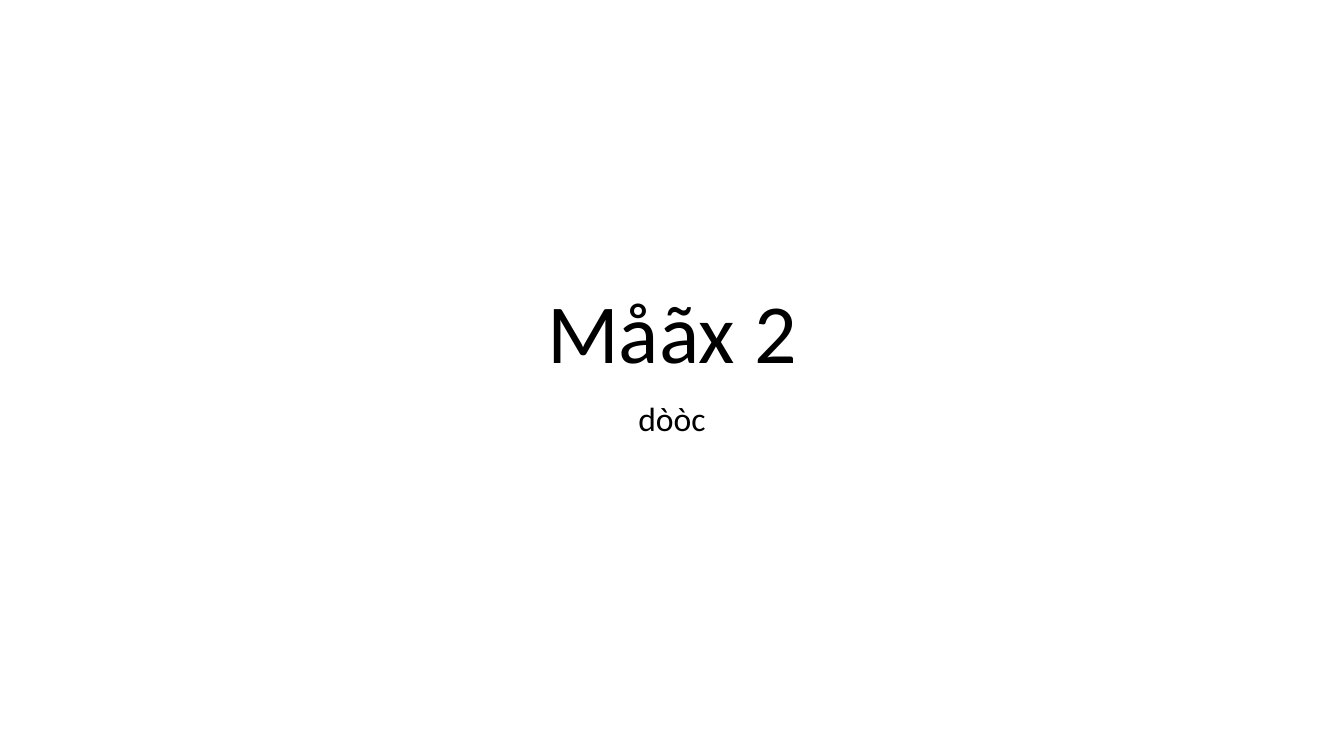
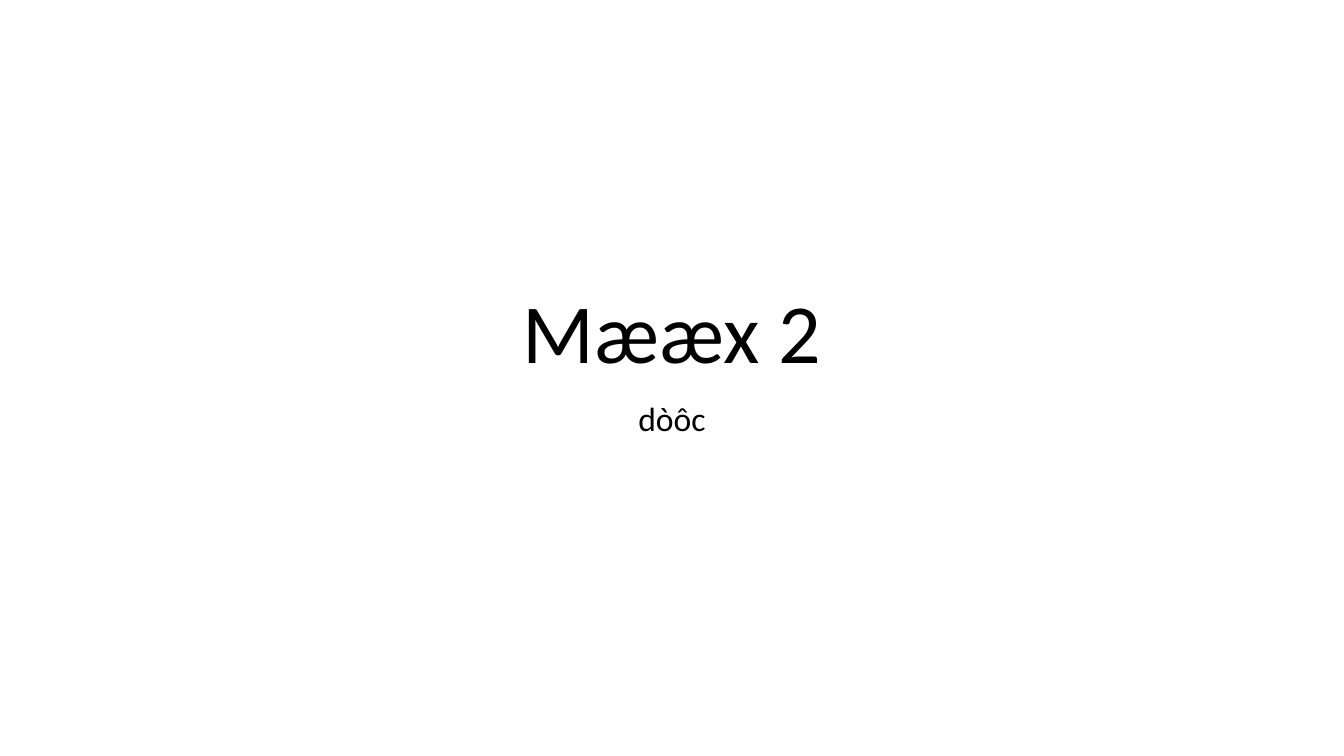
Before and after one commit to achakradhare/TestQA, a slide deck: slide 1 of New Microsoft PowerPoint Presentation_fr.pptx. Drawn at 1344x756 pixels with LibreOffice and Linux fonts; fonts in the diff are those of the drawing. Boxes give left, top, right and bottom in pixels: in the first picture for what was removed or moved away, otherwise in the second. Text is boxed around its words. In the diff, an @@ line names an element or a change of style, - is before the commit and + after.

```diff
--- a/New Microsoft PowerPoint Presentation_fr.pptx
+++ b/New Microsoft PowerPoint Presentation_fr.pptx
@@ title at <box>523,308,821,364</box>: text changed @@
-Måãx 2
+Mææx 2
@@ subtitle at <box>638,407,705,432</box>: text changed @@
-dòòc
+dòôc
```
Also in this commit, not shown: 13 other files.
